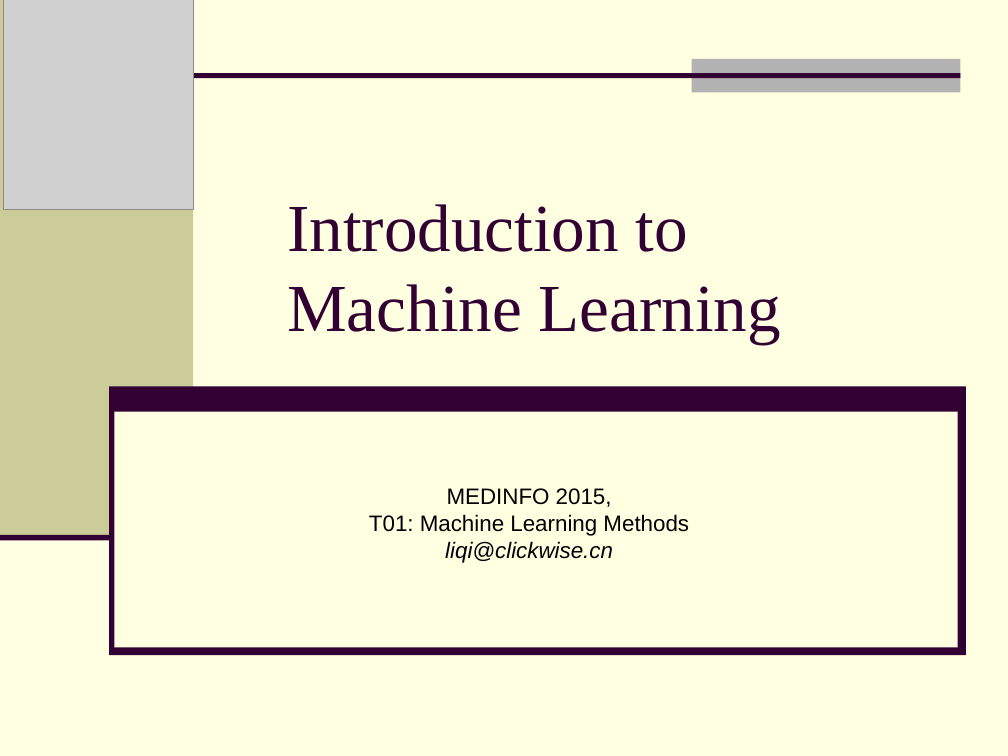
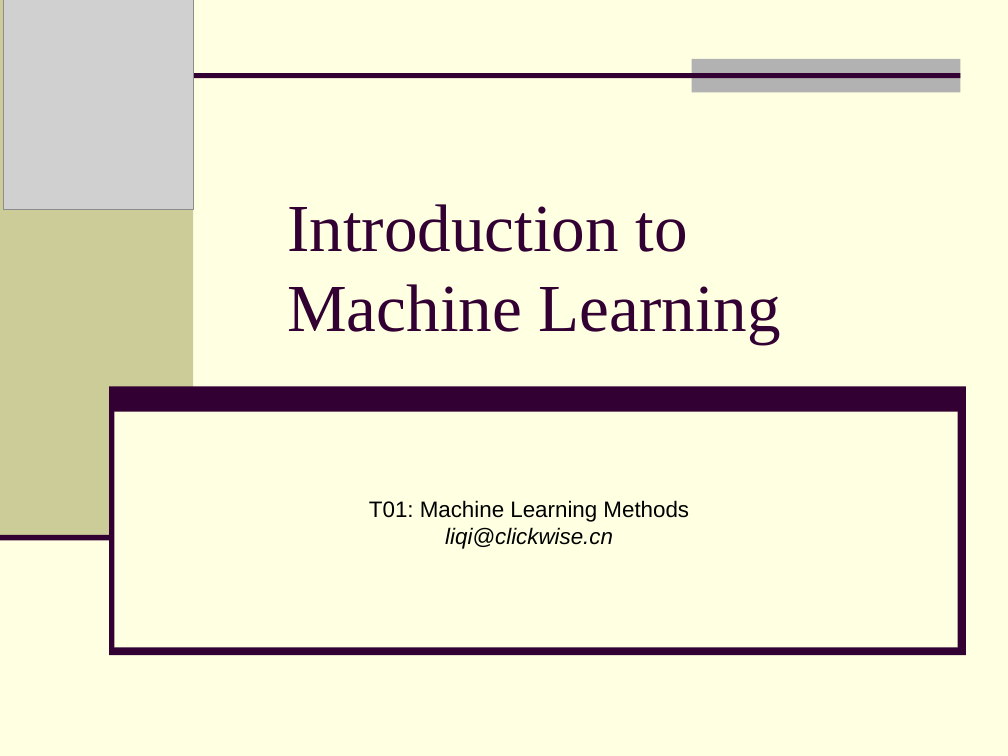
Before and after one commit to clickwise/user_click, a slide deck: slide 1 of docs/Introduction to Machine Learning.ppt. Drawn at 1008x756 pixels with LibreOffice and Linux fonts; fonts in the diff are those of the drawing; grey boxes stand for pictures. Boxes give left, top, right and bottom in pixels: in the first picture for what was removed or moved away, otherwise in the second. Text is boxed around its words. In the diff, an @@ line names an element or a change of style, - is before the commit and + after.

Commit message:
run test

```diff
--- a/docs/Introduction to Machine Learning.ppt
+++ b/docs/Introduction to Machine Learning.ppt
@@ subtitle at (x1=447, y1=488, x2=612, y2=507): paragraph removed @@
-MEDINFO 2015,
```
